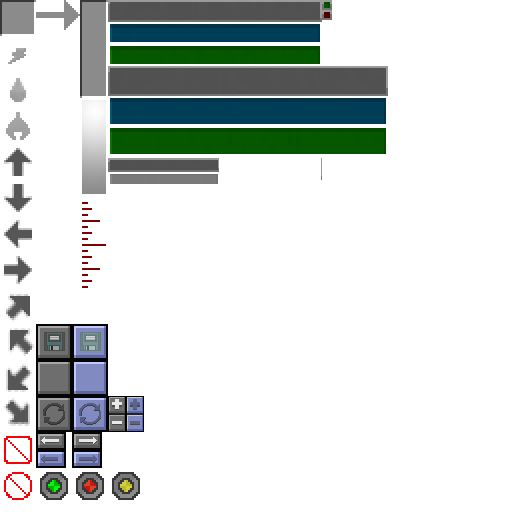
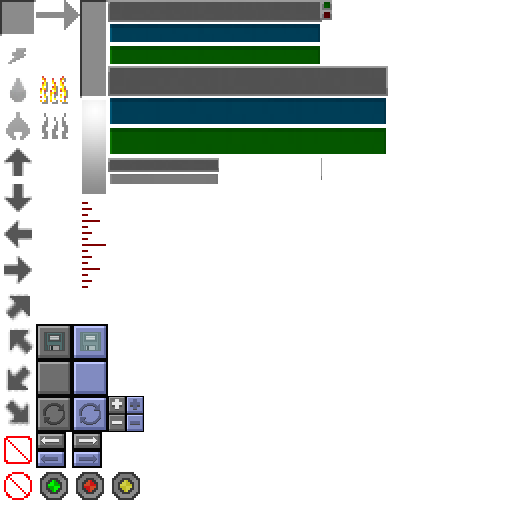
The second 512×512 image is a revision of the first. Changes to its layers:
added layer "fire" above "progressBar" over [40, 76, 68, 139]
